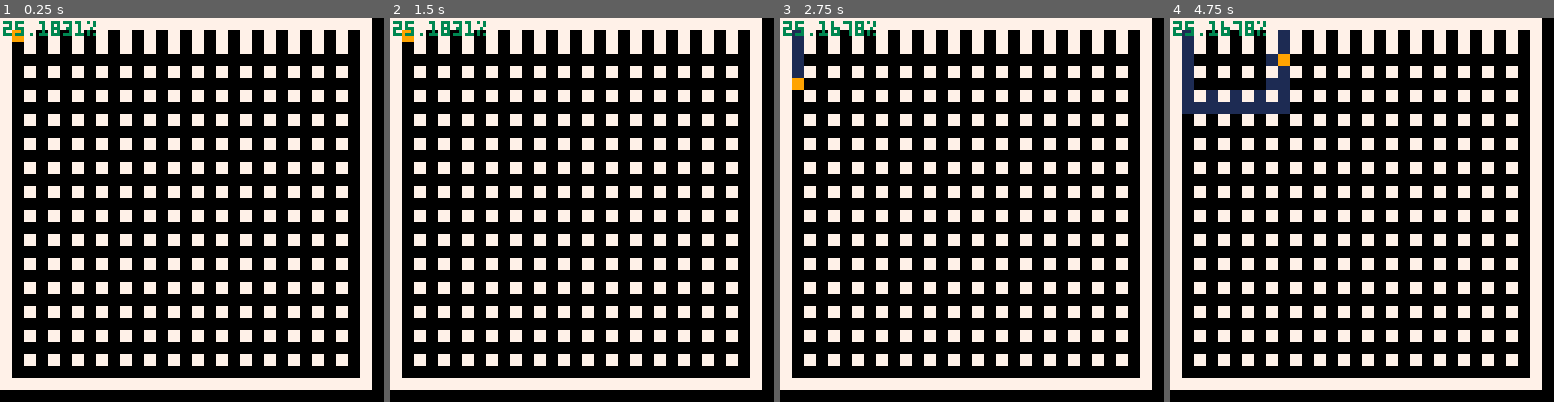
Above: before the commit, frames 1-4 (left to right).
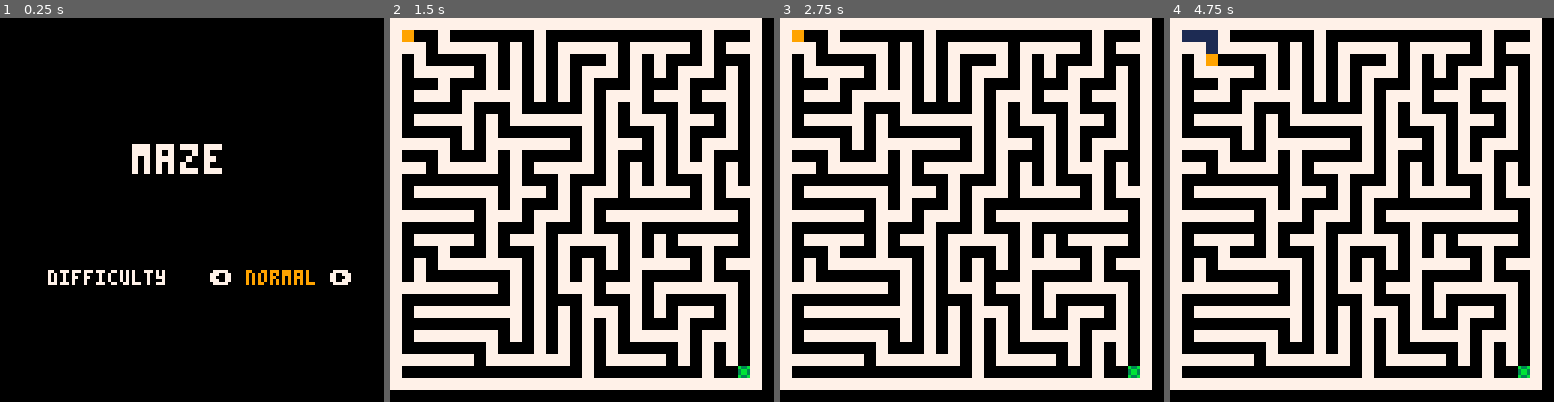
Above: after the commit, the same moments.

Repository: nlordell/maze
Game: PICO-8 cartridge maze.p8
Same seed, same stepped clock (60 frames per second), same inputs: the game is played once before the commit and once after it.
Inputs:
- Up to frame 1 (0.25 s): no input
- Up to frame 2 (1.5 s): tap O (Z key) at 0.33, 0.7, 1.43 s; tap X (X key) at 1.07 s
- Up to frame 3 (2.75 s): hold Left 1.97-2.37 s; tap X (X key) at 2.07, 2.4, 2.73 s; tap O (Z key) at 2.22 s; hold Down from 2.42 s (still down)
- Up to frame 4 (4.75 s): release Down at 2.82 s; hold Right 2.87-3.53 s; tap X (X key) every 0.33 s from 3.07 to 4.73 s; tap O (Z key) at 3.1, 3.98 s; hold Up 3.58-4.08 s; hold Right 4.13-4.53 s; hold Down from 4.58 s (still down)

The runs differ from the first frame. In frame 1, 34% of the frame differs, in the area x 0-97%, y 0-97%; in frame 2, 20%; in frame 3, 21%; in frame 4, 22%.

Commit message:
working version

Diff:
--- a/maze.p8
+++ b/maze.p8
@@ -11,10 +11,7 @@
 end
 
 function _init()
-	--state(sscreen)
-	state(maze,{size=16,zoom=0.125})
-	--state(maze,{size=32,zoom=0.25})
-	--state(maze,{size=64,zoom=0.5})
+	state(sscreen)
 end
 
 function _update()
@@ -23,18 +20,19 @@
 
 function _draw()
 	root:draw()
-	--debug info
-	print(""..(stat(1)*100).."%",
-		1,1,3)
+--debug info
+--	print(""..(stat(1)*100).."%",
+--		1,1,3)
 end
 -->8
 --start screen
 
 sscreen={
 	difs={
-		{" easy ",16,0.125},
-		{"normal",32,0.250},
-		{" hard ",64,0.500},
+		{" easy ", 8,0x0.1},
+		{"normal",16,0x0.2},
+		{" hard ",32,0x0.4},
+		{"expert",64,0x0.8},
 	},
 
 	dif=function(s)
@@ -88,6 +86,7 @@
 		s.y=0
 		s.dx=0
 		s.dy=0
+		s.e=o.size-2
 		s.z=o.zoom
 		menuitem(1,"restart",
 			function() s:reinit() end)
@@ -109,6 +108,10 @@
 	update=function(s)
 		if s.dx==0 and s.dy==0 then
 			local x,y=s.x,s.y
+			if x==s.e and y==s.e then
+				state(win)
+				return
+			end
 			if(btn(⬅️)) x-=1
 			if(btn(➡️)) x+=1
 			if(btn(⬆️)) y-=1
@@ -152,36 +155,72 @@
 		end
 
 		local d=1/s.z
-		local x,y=
+		local x,y,e=
 			(s.x+s.dx)*d,
-			(s.y+s.dy)*d
+			(s.y+s.dy)*d,
+			s.e*d
 		sspr(0,0,8,8,x,y,d,d)
+		sspr(0,8,8,8,e,e,d,d)
 	end,
 }
 -->8
 --maze generation
 
 function mazegen(n)
-	local m=n-1
+	local m,v=n-1,{}
 	for i=0,m do
 		for j=0,m do
 			local t=1
 			if(i==m)t+=1
 			if(j==m)t+=2
-			mset(i,j,t)
+			mset(i,j,t|((i==m or j==m)
+				and 0 or 0x10))
 		end
 	end
-	for j=1,m-1 do
-		mset(0,j,2)
+	function c(x,y)
+		mset(x,y,mget(x,y)&0xef)
+		local ds=
+			{{1,0},{-1,0},{0,1},{0,-1}}
+		while #ds>0 do
+			local i=flr(rnd(#ds))+1
+			local xx,yy=
+				x+ds[i][1],y+ds[i][2]
+			deli(ds,i)
+			if
+				mget(xx,yy)&0x10~=0
+				and xx>=0 and xx<m
+				and yy>=0 and yy<m
+			then
+				local mx,my=
+					max(x,xx),max(y,yy)
+				mset(mx,my,mget(mx,my)+
+					(x==xx and 1 or 2))
+				c(xx,yy)
+			end
+		end
 	end
-	for i=1,m-1 do
-		for j=1,m-1 do
-			mset(i,j,4)
-		end
-	end
-end
-
-
+	c(0,0,0)
+end
+
+
+-->8
+--win screen
+
+win={
+	init=function(s)
+		print("\^w\^t\#0\fcwin",
+			53,59)
+	end,
+
+	update=function(s)
+		if btnp(❎) or btnp(🅾️) then
+			state(maze,sscreen:dif())
+		end
+	end,
+
+	draw=function(s)
+	end,
+}
 __gfx__
 00000000777777777777000077777777777700000000000000000000000000000000000000000000000000000000000000000000000000000000000000000000
 00000000777777777777000077777777777700000000000000000000000000000000000000000000000000000000000000000000000000000000000000000000
@@ -195,9 +234,9 @@
 00000000777777777777111177777777777711110000000000000000000000000000000000000000000000000000000000000000000000000000000000000000
 00000000777777777777111177777777777711110000000000000000000000000000000000000000000000000000000000000000000000000000000000000000
 00000000777777777777111177777777777711110000000000000000000000000000000000000000000000000000000000000000000000000000000000000000
-00000000777711117777111111111111111111110000000000000000000000000000000000000000000000000000000000000000000000000000000000000000
-00000000777711117777111111111111111111110000000000000000000000000000000000000000000000000000000000000000000000000000000000000000
-00000000777711117777111111111111111111110000000000000000000000000000000000000000000000000000000000000000000000000000000000000000
-00000000777711117777111111111111111111110000000000000000000000000000000000000000000000000000000000000000000000000000000000000000
-
-
+0000b33b777711117777111111111111111111110000000000000000000000000000000000000000000000000000000000000000000000000000000000000000
+00003bb3777711117777111111111111111111110000000000000000000000000000000000000000000000000000000000000000000000000000000000000000
+00003bb3777711117777111111111111111111110000000000000000000000000000000000000000000000000000000000000000000000000000000000000000
+0000b33b777711117777111111111111111111110000000000000000000000000000000000000000000000000000000000000000000000000000000000000000
+
+
